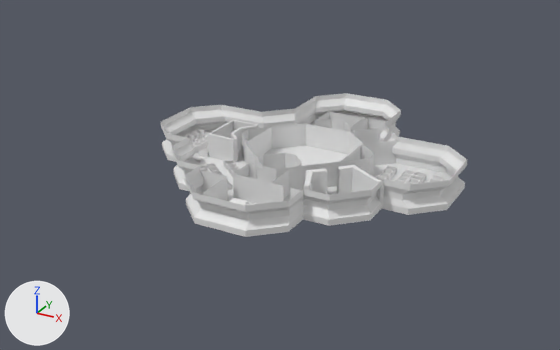
Renders of the Blender file level_data/untitled.blend from each side of a commit.
One viewpoint serves both versions: a camera (50 mm lens) standing at (43.5, -80.9, 40.9) and looking at (-2.5, 2.7, -0.9). The axes (+X, +Y, +Z) are drawn at lower left. The lights are the same throughout. Materials are left out; every surface is plain grey.

Before the edit, the objects in view are built like this:
```python
me_plane = bpy.data.meshes.new('Plane')
me_plane.from_pydata(...)  # 3687 vertices, 3350 faces, 1 loose edge; spans x -0.9..0.9, y -0.69..1.11, z 0.0..0.17
# faces by material slot: [3205, 145]
me_plane.materials.append(mat_material)
me_plane.materials.append(mat_wall)
ob_plane = bpy.data.objects.new('Plane', me_plane)
ob_plane.location = (0.0, 0.0, 0.0)
ob_plane.scale = (23.3, 23.3, 23.3)
```
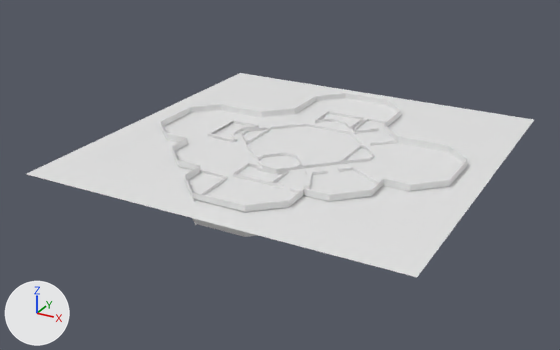
The change in detail:
me_plane is used by ob_plane; location (0.0, 0.0, 0.0); scale (23.3, 23.3, 23.3).
Verts and faces of me_plane; kept vertices keep their numbers, new ones are numbered from 3687.
me_plane had 3687 vertices, 3350 faces, 1 loose edge and spanned x -0.9..0.9, y -0.69..1.11, z 0.0..0.17.
me_plane now has 3831 vertices, 3419 faces, 1 loose edge and spans x -1.1..1.05, y -0.85..1.3, z 0.0..0.17.
Part 1, on me_plane:
1 face is deleted.
2 vertices move from x -0.13, y -0.63, z 0.0..0.14 to x -0.13, y -0.71, z 0.0..0.14.
140 vertices are added at x -0.85..0.85, y -0.65..1.07, z 0.0..0.14.
69 new faces join them.
Part 2, on me_plane:
New vertex 3827 is at (-1.1, -0.85, 0.13), pixel (25, 174).
New vertex 3828 is at (1.05, -0.85, 0.13), pixel (417, 277).
New vertex 3829 is at (-1.1, 1.3, 0.13), pixel (240, 72).
New vertex 3830 is at (1.05, 1.3, 0.13), pixel (534, 119).
New faces: (3827, 3829, 3830, 3828).

Boxes [x1, y1, x2, y2] around the edits, measured in the pictures (560 x 350 px):
'Plane', reshaped: before [161, 93, 467, 237]; after [27, 73, 534, 277]
part 1 of me_plane, built on: before [202, 177, 283, 202]; after [194, 128, 398, 225]
part 2 of me_plane, added: after [27, 73, 534, 277]
